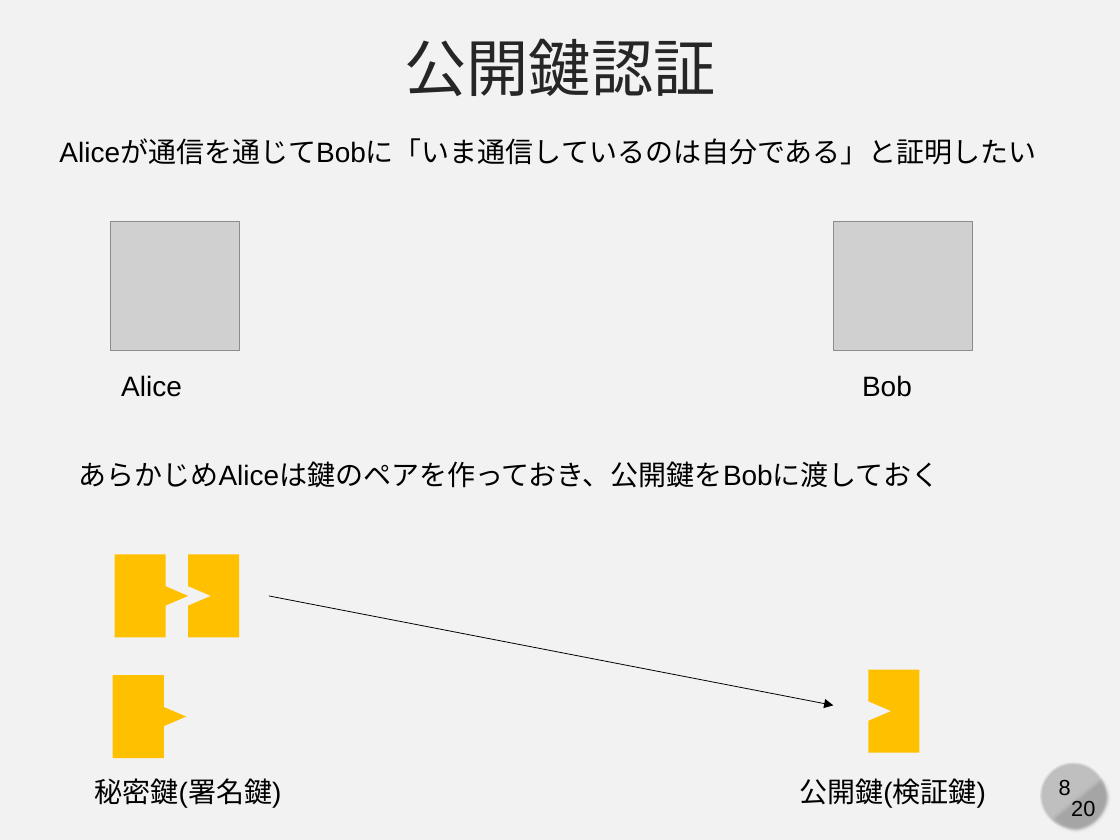
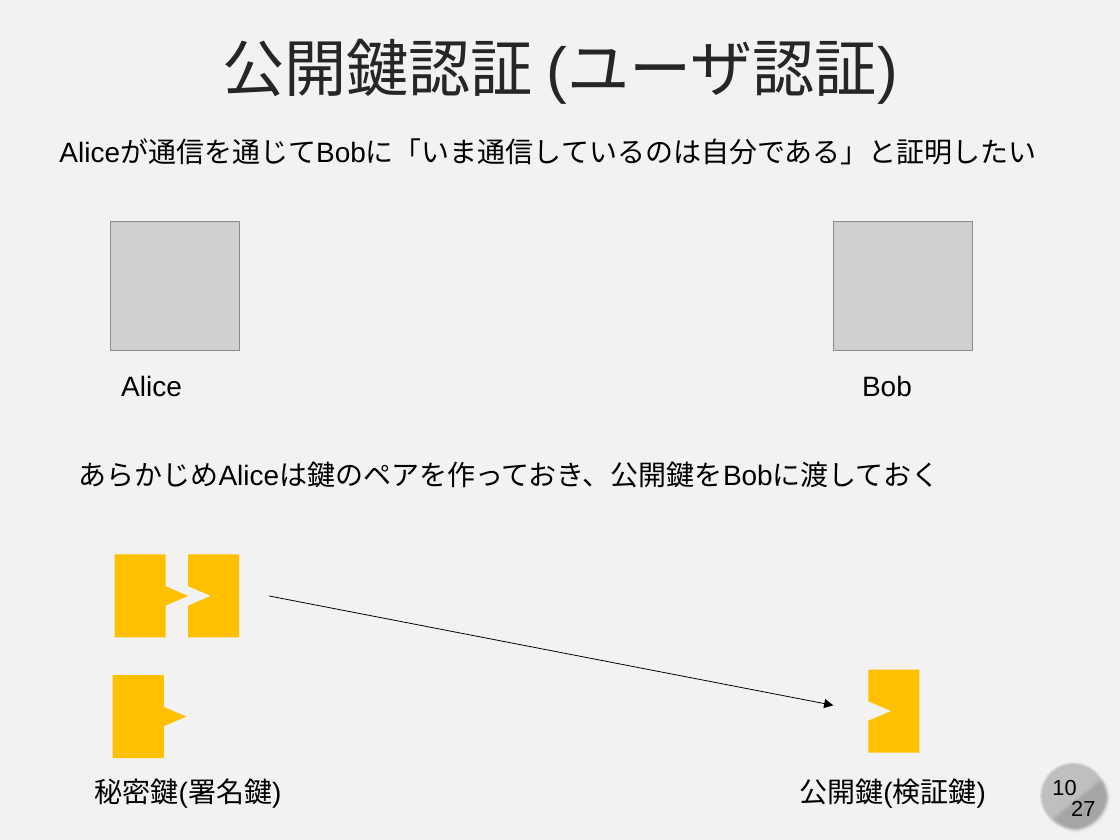
Before and after one commit to cpss2026-git/cpss2026-git.github.io, a slide deck: slide 10 of 02-lecture-git-advanced/slides/02-b-ssh.pptx (slide 8 before the commit). Drawn at 1120x840 pixels with LibreOffice and Linux fonts; fonts in the diff are those of the drawing; grey boxes stand for pictures. Boxes give left, top, right and bottom in pixels: in the first picture for what was removed or moved away, otherwise in the second. Text is boxed around its words. In the diff, an @@ line names an element or a change of style, - is before the commit and + after.

```diff
--- a/02-lecture-git-advanced/slides/02-b-ssh.pptx
+++ b/02-lecture-git-advanced/slides/02-b-ssh.pptx
@@ text at [222,38,898,102]: text changed @@
-公開鍵認証
+公開鍵認証 (ユーザ認証)
@@ page number at [1052,780,1076,795]: text changed @@
-8
+10
@@ text at [1071,801,1095,816]: text changed @@
-20
+27
```
Also in this commit, not shown: 19 other slides changed, 7 slides added, 1 other file.
